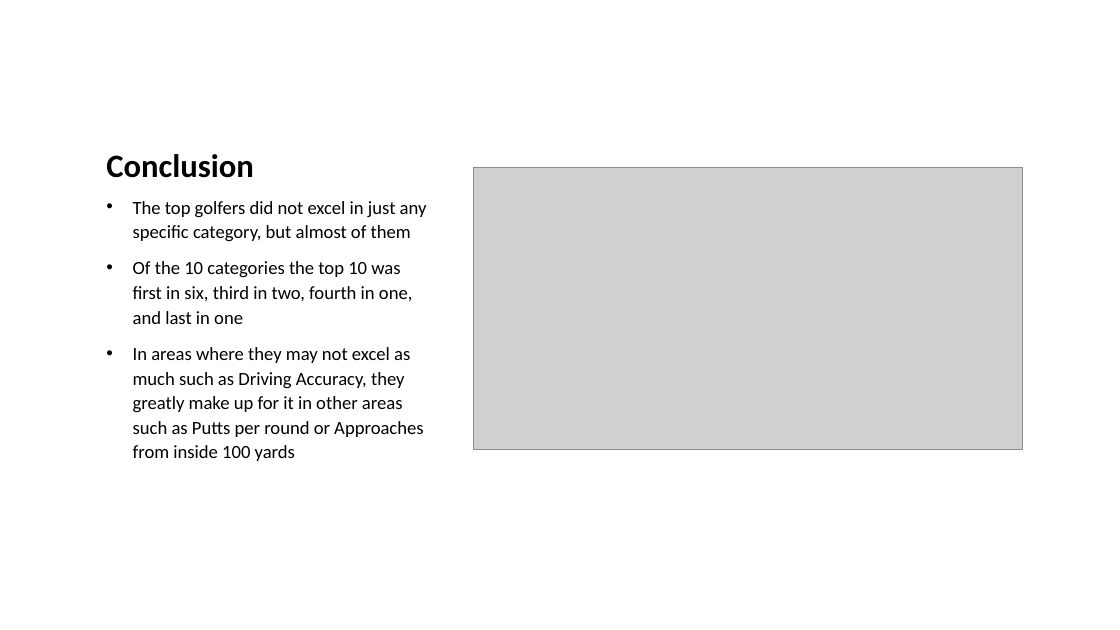
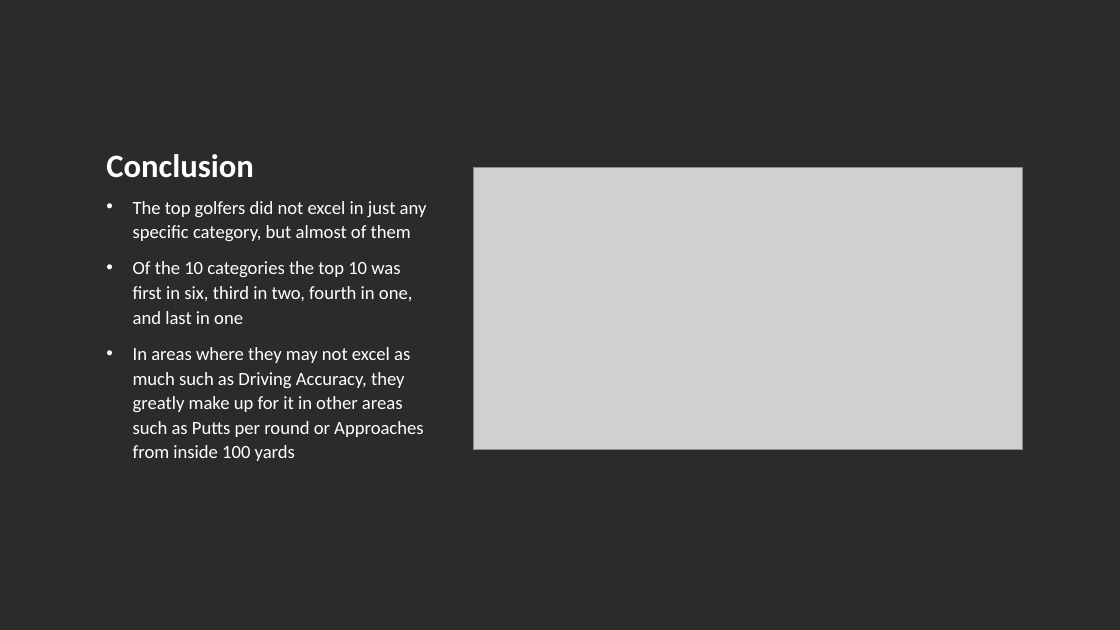
Before and after one commit to Tsmoore002900/Project_Par_3, a slide deck: slide 6 of Project Par 3.pptx. Drawn at 1120x630 pixels with LibreOffice and Linux fonts; fonts in the diff are those of the drawing; grey boxes stand for pictures; background and template pictures are left out; a plain dark background stands for a picture behind light text. Boxes give left, top, right and bottom in pixels: in the first picture for what was removed or moved away, otherwise in the second. Text is boxed around its words. In the diff, an @@ line names an element or a change of style, - is before the commit and + after.

```diff
--- a/Project Par 3.pptx
+++ b/Project Par 3.pptx
@@ background #FFFFFF to picture (left out) @@
@@ title "Conclusion" at box(106, 154, 254, 178): text colour #000000 to #FFFFFF @@
@@ text "The top golfers did not ..." at box(133, 201, 427, 461): text colour #000000 to #FFFFFF @@
```
Also in this commit, not shown: 4 other slides changed, 1 other file.
